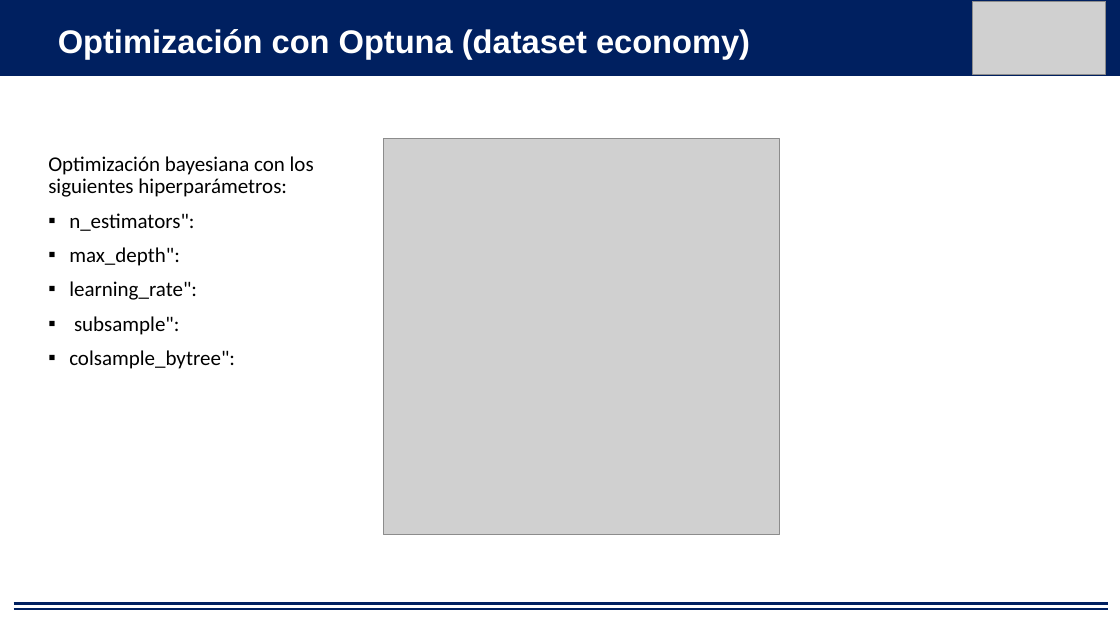
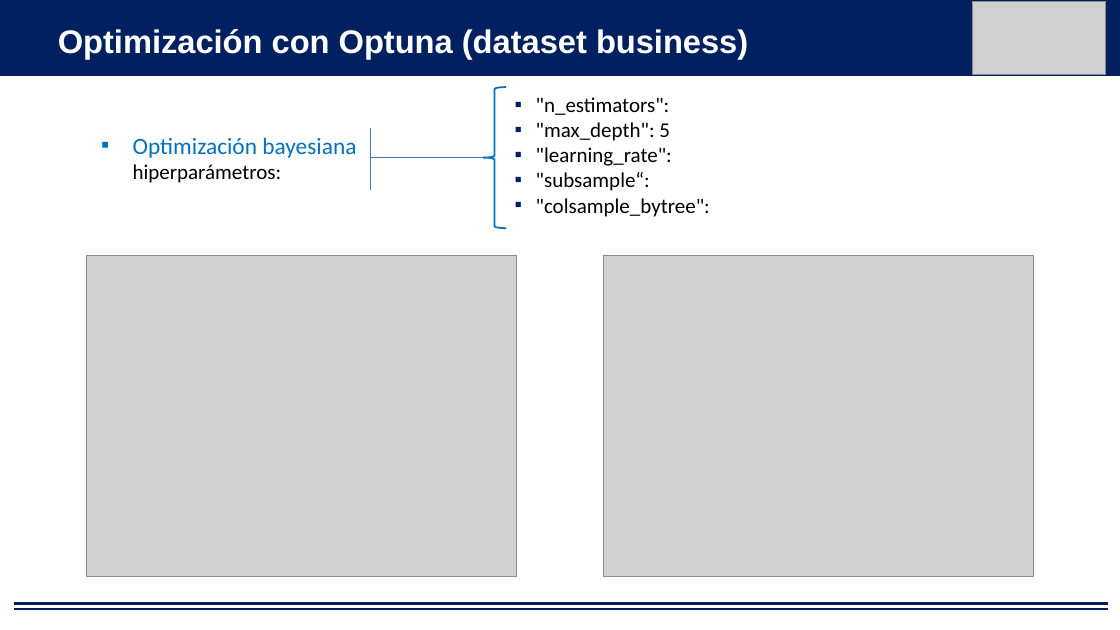
Before and after one commit to Cesar-CSP/ML_Prediccion_Precios_Vuelos, a slide deck: slide 10 of Presentación_Main_Prediccion_Vuelos_India_V2.pptx. Drawn at 1120x630 pixels with LibreOffice and Linux fonts; fonts in the diff are those of the drawing; grey boxes stand for pictures. Boxes give left, top, right and bottom in pixels: in the first picture for what was removed or moved away, otherwise in the second. Text is boxed around its words. In the diff, an @@ line names an element or a change of style, - is before the commit and + after.

Commit message:
Presentación V3

```diff
--- a/Presentación_Main_Prediccion_Vuelos_India_V2.pptx
+++ b/Presentación_Main_Prediccion_Vuelos_India_V2.pptx
@@ text at box(58, 29, 748, 59): text changed @@
-Optimización con Optuna (dataset economy)
+Optimización con Optuna (dataset business)
@@ left brace added at box(483, 87, 507, 229), outline #0070C0 1.5 pt @@
@@ text at box(536, 97, 710, 217): text changed @@
-Optimización bayesiana con los siguientes hiperparámetros:
-▪ n_estimators":
-▪ max_depth":
-▪ learning_rate":
-▪ subsample":
-▪ colsample_bytree":
+▪ "n_estimators":
+▪ "max_depth": 5
+▪ "learning_rate":
+▪ "subsample“:
+▪ "colsample_bytree":
@@ text added at box(133, 137, 356, 183), 20 pt, text #0070C0 @@
+▪ Optimización bayesiana
+  hiperparámetros:
@@ line added from (371, 129) to (371, 191), #4472C4 1.5 pt @@
@@ picture removed at box(383, 138, 780, 534) @@
@@ line added from (371, 158) to (483, 158), #4472C4 1.25 pt @@
@@ picture added at box(87, 255, 517, 576) @@
@@ picture added at box(603, 255, 1033, 576) @@
```
Also in this commit, not shown: 5 other slides changed, 1 other file.
